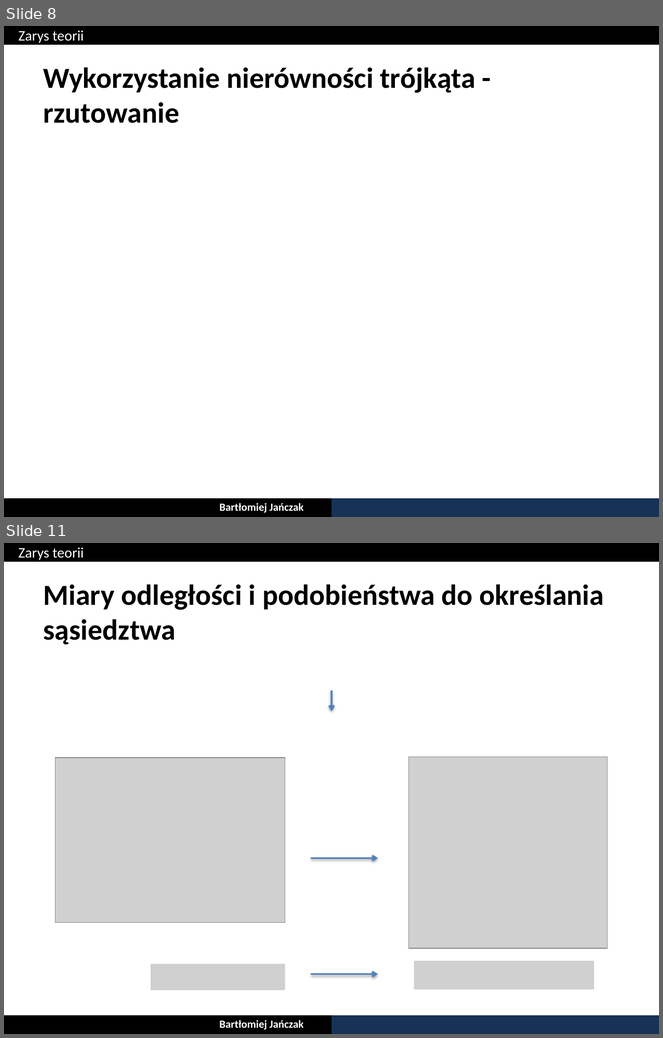
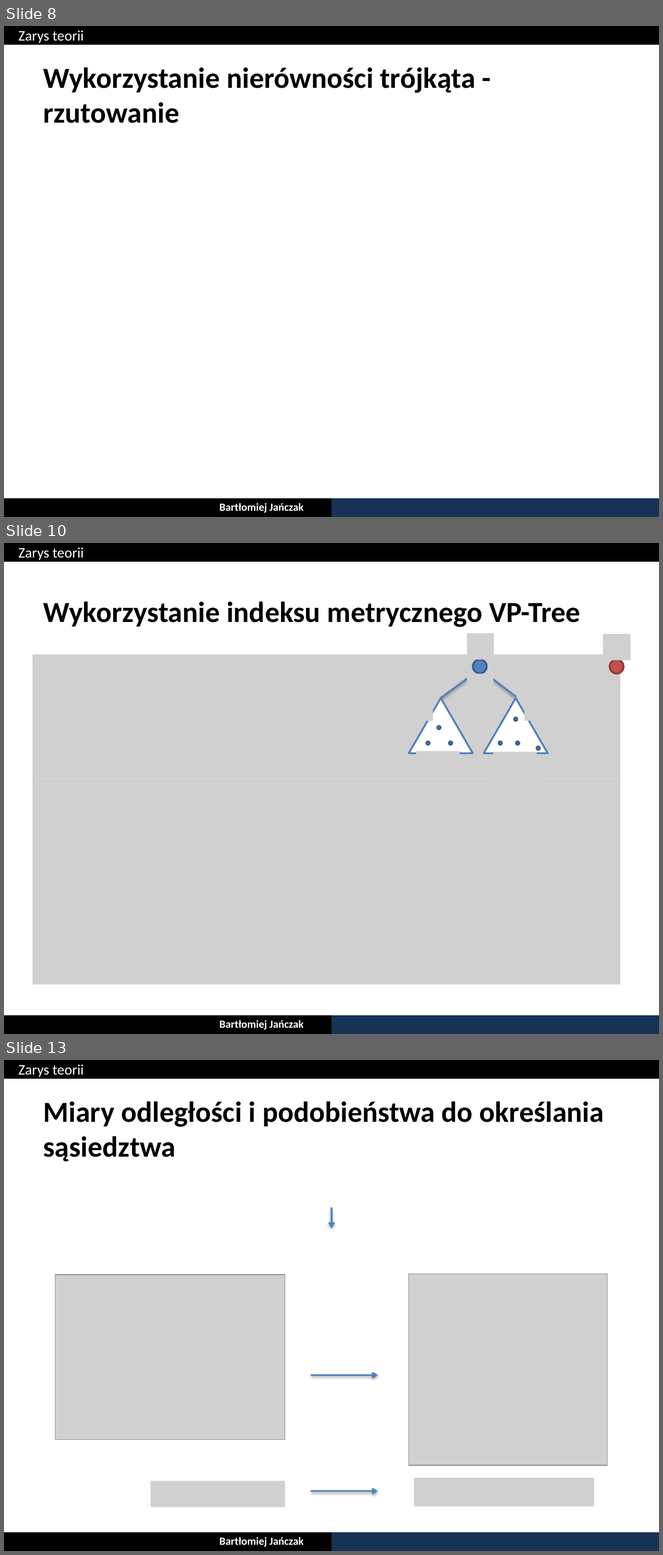
Before and after one commit to bjanczak/mgr, a slide deck: documents/prezentacja/Bartlomiej_Janczak_22_06_2013.pptx. Shown one above the other, each under a label of ours: slides 8 and 11 before the commit, slides 8, 10 and 13 after it; the slides between them are not shown. The pictures are 663x1038 and 663x1555 pixels, drawn with LibreOffice and Linux fonts; fonts in the diff are those of the drawing; grey boxes stand for pictures. Boxes give left, top, right and bottom in pixels: in the first picture for what was removed or moved away, otherwise in the second. Text is boxed around its words. In the diff, an @@ line names an element or a change of style, - is before the commit and + after.

```diff
--- a/documents/prezentacja/Bartlomiej_Janczak_22_06_2013.pptx
+++ b/documents/prezentacja/Bartlomiej_Janczak_22_06_2013.pptx
@@ slide 10 added at (4,543,659,1034), background #FFFFFF @@
@@ rectangle added at (4,543,659,561), fill #000000 @@
@@ text added at (19,547,84,560), 16 pt, text #FFFFFF @@
+Zarys teorii
@@ title added at (44,601,581,627), 32 pt, text #000000, bold @@
+Wykorzystanie indeksu metrycznego VP-Tree
@@ picture added at (603,634,631,661) @@
@@ picture added at (32,654,621,778) @@
@@ ellipse added at (610,659,624,674), fill #C0504D, outline #8E3B39 2 pt @@
@@ group added at (375,633,584,778): 8 ellipses, 6 pictures, 2 lines, 2 triangles @@
@@ picture added at (32,778,621,984) @@
@@ rectangle added at (4,1016,332,1034), fill #000000 @@
@@ text added at (219,1020,304,1030), 12 pt, text #FFFFFF, bold @@
+Bartłomiej Jańczak
@@ rectangle added at (332,1016,659,1034), fill #163356 @@
@@ what was slide 11 is now slide 13 @@
```
Also in this commit, not shown: 7 slides changed, 3 other slides added, 1 slide removed.
